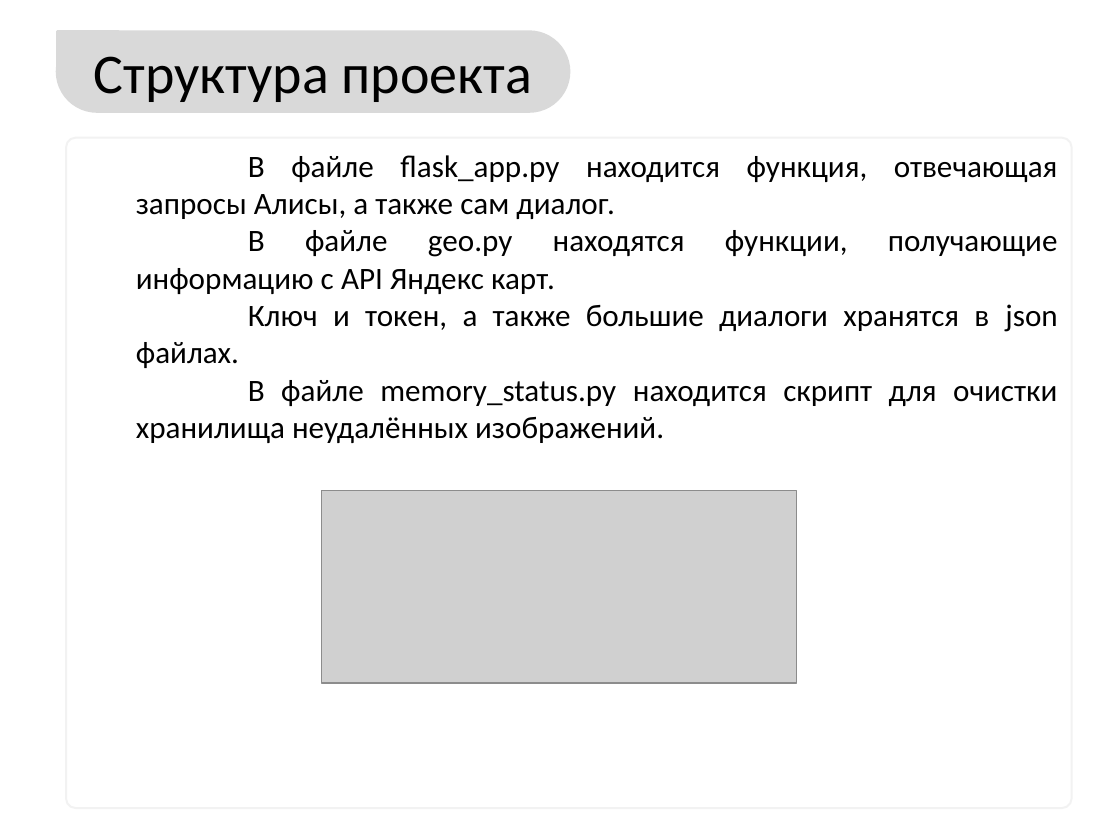
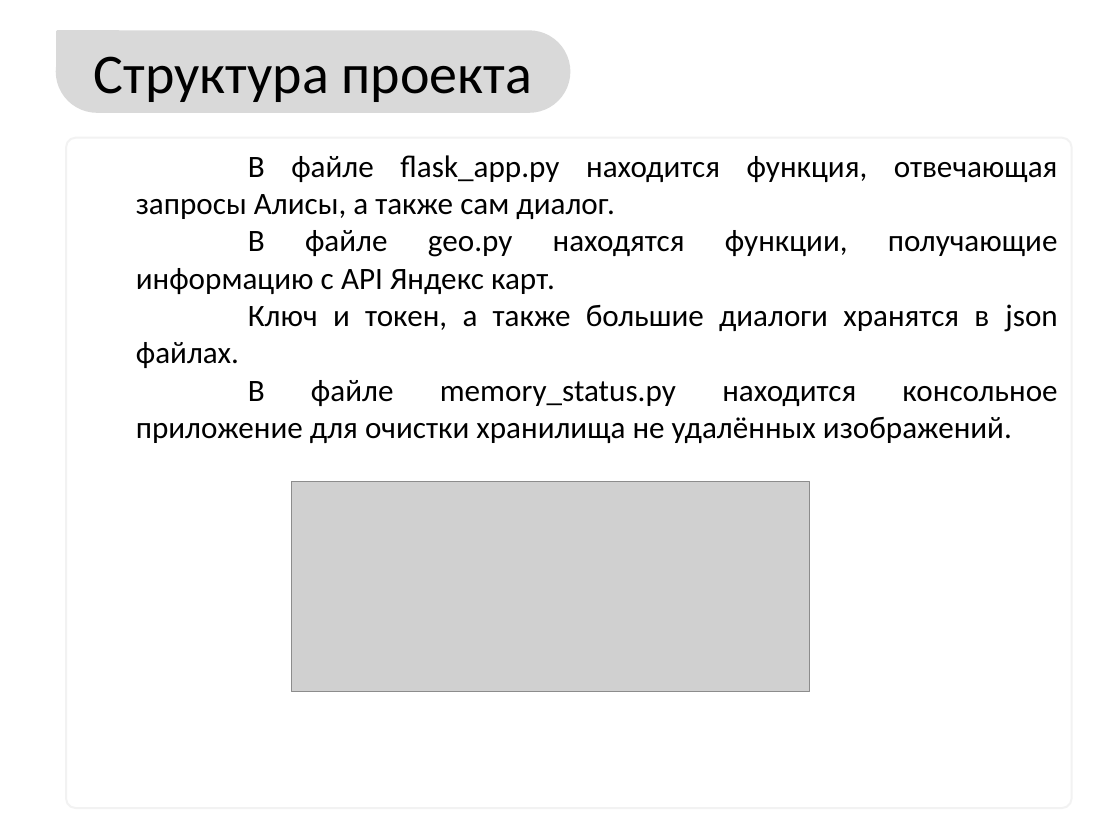
Before and after one commit to RomanRodionov/GeoFinder, a slide deck: slide 7 of Project presentation.pptx. Drawn at 1120x840 pixels with LibreOffice and Linux fonts; fonts in the diff are those of the drawing; grey boxes stand for pictures. Boxes give left, top, right and bottom in pixels: in the first picture for what was removed or moved away, otherwise in the second. Text is boxed around its words. In the diff, an @@ line names an element or a change of style, - is before the commit and + after.

```diff
--- a/Project presentation.pptx
+++ b/Project presentation.pptx
@@ text in rounded rectangle at [136,380,1057,443]: text changed @@
-В файле memory_status.py находится скрипт для очистки хранилища неудалённых изображений.
+В файле memory_status.py находится консольное приложение для очистки хранилища не удалённых изображений.
@@ picture: place and size @@
-picture at [321,491,796,683]
+picture at [291,482,810,692]
```
Also in this commit, not shown: 2 other slides changed, 2 other files.
